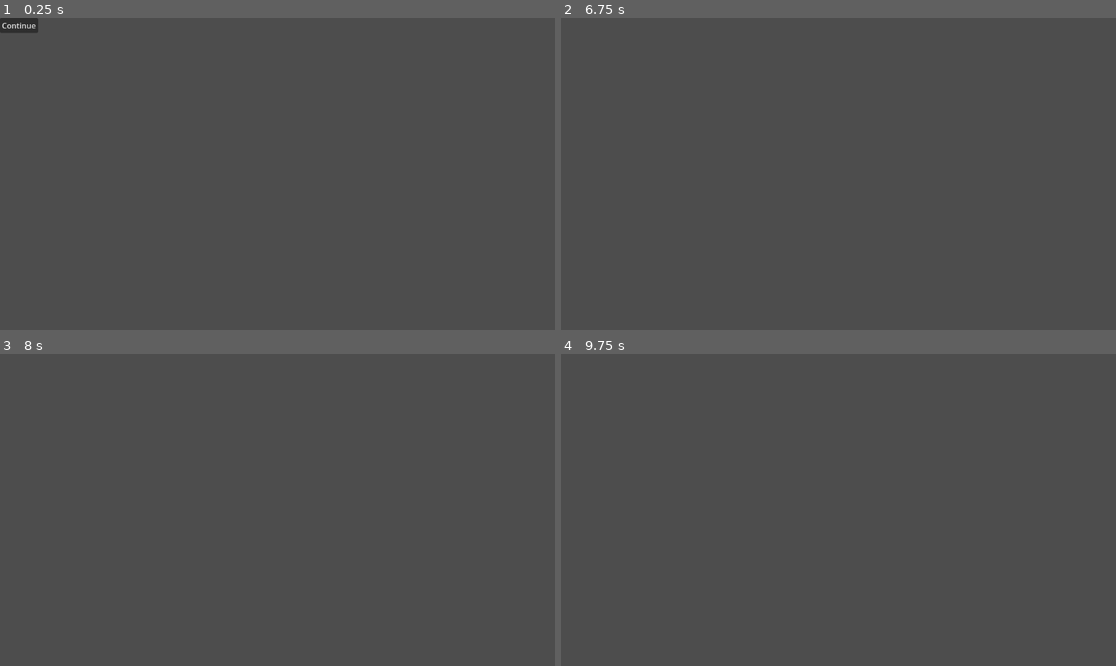
Above: before the commit, frames 1-4 (two rows, left to right).
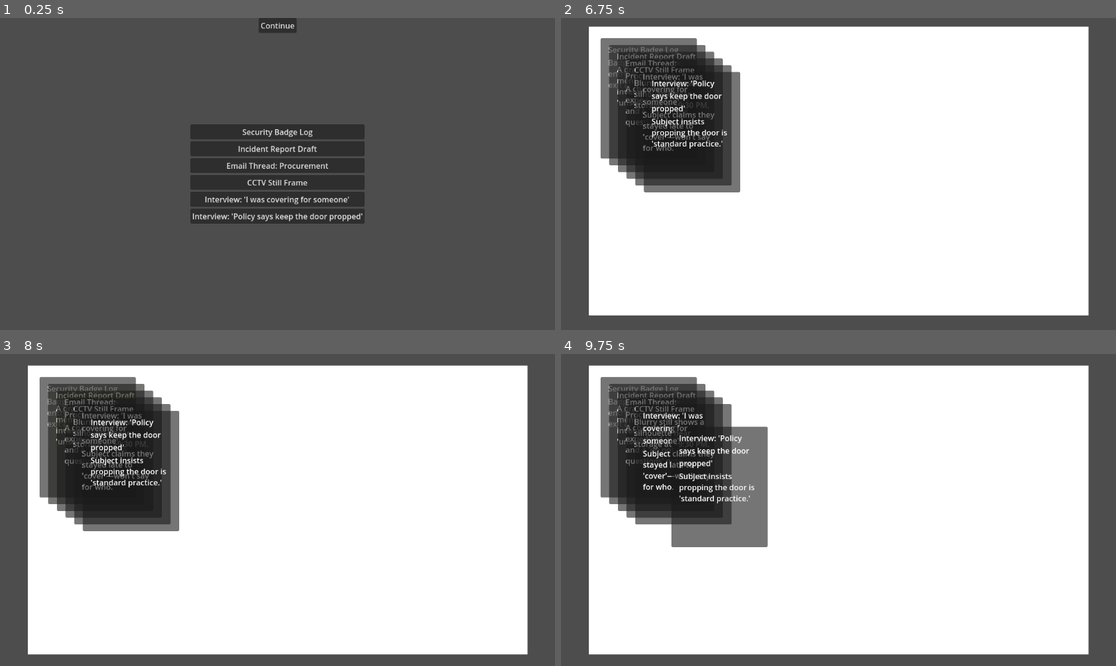
Above: after the commit, the same moments.

Repository: IsaacSShade/Versimilitude
Game: Godot game, scene res://main/main.tscn
Same seed, same stepped clock (60 frames per second), same inputs: the game is played once before the commit and once after it.
Inputs (mouse positions are in pixels of both pictures, inside the frame that each line leads up to):
- Up to frame 1 (0.25 s): no input
- Up to frame 2 (6.75 s): click (838, 130) at 0.5 s, where only the run after the commit has a clickable "Security Badge Log"; click (838, 149) at 1.25 s, where only the run after the commit has a clickable "Incident Report Draft"; click (838, 164) at 2 s, where only the run after the commit has a clickable "Email Thread: Procurement"; click (838, 183) at 2.75 s, where only the run after the commit has a clickable "CCTV Still Frame"; click (838, 198) at 3.5 s, where only the run after the commit has a clickable "Interview: 'I was covering fo…"; click (838, 217) at 4.25 s, where only the run after the commit has a clickable "Interview: 'Policy says keep …"; click "Continue" at 5 s; click (577, 24) at 5.75 s, where only the run before the commit has a clickable "Continue"; tap Enter at 6.5 s; move the mouse to (960, 158) at 6.52 s; hold B (toggle_board, bound only after the commit) from 6.53 s (still down); click (960, 158) at 6.67 s
- Up to frame 3 (8 s): release B (toggle_board, bound only after the commit) at 7.25 s; click (88, 385) at 7.27 s
- Up to frame 4 (9.75 s): click (649, 385) at 8.02 s; click (649, 385) at 8.77 s; tap Space at 9.5 s; drag from (727, 525) to (810, 572) at 9.52 s

The runs differ from the first frame. In frame 1, 9.0% of the frame differs, in the area x 0-66%, y 0-66%; in frame 2, 81%; in frame 3, 81%; in frame 4, 81%, in the area x 5-96%, y 3-97%.

Commit message:
Big push - got the case board working, and an intake screen for clicking evidence to add to the board. Duplicates are allowed, strings can be tied between pages using the pins (pins don't have an image yet)

Diff:
--- a/autoload/app_state.gd
+++ b/autoload/app_state.gd
@@ -1,9 +1,17 @@
 extends Node
-class_name AppState
 
 var pinned_evidence: Array[Dictionary] = []
-var edges: Array[Dictionary] = []
-var _edge_index: Dictionary = {} # key -> truee
+var instance_edges: Array[Dictionary] = []
+var _instance_edge_index: Dictionary = {}
+
+func _ready() -> void:
+	# Optional: you can choose case per "day" here.
+	start_day("case_001")
+
+func start_day(case_id: String) -> void:
+	reset_day()
+	# EvidenceDb is a separate autoload singleton.
+	EvidenceDb.load_case(case_id)
 
 func _edge_key(a_id: String, b_id: String, edge_type: String) -> String:
 	# UNDIRECTED uniqueness: A-B equals B-A
@@ -20,14 +28,26 @@
 		return
 	pinned_evidence.append(e)
 
-func add_edge(a_id: String, b_id: String, edge_type: String) -> bool:
-	var key := _edge_key(a_id, b_id, edge_type)
-	if _edge_index.has(key):
-		return false # already exists
-	_edge_index[key] = true
-	edges.append({"a": a_id, "b": b_id, "type": edge_type})
+func add_instance_edge(a_inst: int, b_inst: int, edge_type: String) -> bool:
+	if a_inst == b_inst:
+		return false
+
+	var lo: int = a_inst if a_inst < b_inst else b_inst
+	var hi: int = b_inst if a_inst < b_inst else a_inst
+	var key := "%d|%d" % [lo, hi] # unique per pair (undirected)
+
+	if _instance_edge_index.has(key):
+		return false
+
+	_instance_edge_index[key] = true
+	instance_edges.append({
+		"a": lo,
+		"b": hi,
+		"type": edge_type
+	})
 	return true
 
 func reset_day() -> void:
 	pinned_evidence.clear()
-	edges.clear()
+	instance_edges.clear()
+	_instance_edge_index.clear()
--- /dev/null
+++ b/autoload/evidence_db.gd
@@ -0,0 +1,47 @@
+# res://autoload/evidence_db.gd
+extends Node
+
+var evidence_by_id: Dictionary = {}
+var current_case_id: String = "case_001"
+
+func load_case(case_id: String) -> void:
+	current_case_id = case_id
+	var path := "res://data/cases/%s/evidence.json" % case_id
+
+	var f := FileAccess.open(path, FileAccess.READ)
+	if f == null:
+		push_error("EvidenceDb.load_case: could not open " + path)
+		return
+
+	var text := f.get_as_text()
+
+	# JSON.parse_string returns Variant (Array/Dictionary/null). Be explicit to avoid Variant inference warnings.
+	var parsed: Variant = JSON.parse_string(text)
+	if parsed == null:
+		push_error("EvidenceDb.load_case: invalid JSON in " + path)
+		return
+
+	if parsed is not Array:
+		push_error("EvidenceDb.load_case: evidence.json must be a JSON array")
+		return
+
+	var parsed_array: Array = parsed
+
+	evidence_by_id.clear()
+
+	for item: Variant in parsed_array:
+		if item is not Dictionary:
+			continue
+		var item_dict: Dictionary = item
+
+		var id := str(item_dict.get("id", ""))
+		if id == "":
+			continue
+
+		evidence_by_id[id] = item_dict
+
+	print("EvidenceDb: loaded ", evidence_by_id.size(), " items from ", path)
+
+func get_evidence(evidence_id: String) -> Dictionary:
+	var v: Variant = evidence_by_id.get(evidence_id)
+	return v if v is Dictionary else {}
--- /dev/null
+++ b/data/cases/case_001/evidence.json
@@ -0,0 +1,38 @@
+[
+  {
+	"id": "ev_001",
+	"title": "Security Badge Log",
+	"body": "Badge swipes show entry at 9:12 PM and exit at 9:47 PM.",
+	"source": "INTAKE"
+  },
+  {
+	"id": "ev_002",
+	"title": "Incident Report Draft",
+	"body": "A draft report mentions 'missing inventory' and an 'unsecured door.'",
+	"source": "INTAKE"
+  },
+  {
+	"id": "ev_003",
+	"title": "Email Thread: Procurement",
+	"body": "A chain about expedited orders and a 'do not ask questions' note.",
+	"source": "INTAKE"
+  },
+  {
+	"id": "ev_004",
+	"title": "CCTV Still Frame",
+	"body": "Blurry still shows a silhouette near storage at ~9:30 PM.",
+	"source": "INTAKE"
+  },
+  {
+	"id": "ev_005",
+	"title": "Interview: 'I was covering for someone'",
+	"body": "Subject claims they stayed late to 'cover'—won't say for who.",
+	"source": "INTERVIEW"
+  },
+  {
+	"id": "ev_006",
+	"title": "Interview: 'Policy says keep the door propped'",
+	"body": "Subject insists propping the door is 'standard practice.'",
+	"source": "INTERVIEW"
+  }
+]
--- a/main/main.tscn
+++ b/main/main.tscn
@@ -1,12 +1,17 @@
-[gd_scene load_steps=3 format=3 uid="uid://bmvtb5fkjcqx6"]
+[gd_scene load_steps=4 format=3 uid="uid://bmvtb5fkjcqx6"]
 
 [ext_resource type="Script" uid="uid://c3dqvu54ow024" path="res://main/screen_manager.gd" id="1_pjrb6"]
-[ext_resource type="PackedScene" uid="uid://dpkqseaeli6o7" path="res://ui/screens/inbox/inbox_screen.tscn" id="2_xwkvk"]
+[ext_resource type="PackedScene" uid="uid://dpkqseaeli6o7" path="res://ui/screens/intake/intake_screen.tscn" id="2_xwkvk"]
+[ext_resource type="PackedScene" uid="uid://bbhrikn5gobjd" path="res://ui/overlays/evidence_board/evidence_board_overlay.tscn" id="3_xwkvk"]
 
 [node name="Main" type="Control"]
 layout_mode = 3
-anchors_preset = 0
-offset_right = 40.0
-offset_bottom = 40.0
+anchors_preset = 15
+anchor_right = 1.0
+anchor_bottom = 1.0
+grow_horizontal = 2
+grow_vertical = 2
 script = ExtResource("1_pjrb6")
 start_screen = ExtResource("2_xwkvk")
+
+[node name="EvidenceBoardOverlay" parent="." instance=ExtResource("3_xwkvk")]
--- a/project.godot
+++ b/project.godot
@@ -14,3 +14,16 @@
 run/main_scene="uid://bmvtb5fkjcqx6"
 config/features=PackedStringArray("4.5", "Forward Plus")
 config/icon="res://icon.svg"
+
+[autoload]
+
+EvidenceDb="*res://autoload/evidence_db.gd"
+AppState="*res://autoload/app_state.gd"
+
+[input]
+
+toggle_board={
+"deadzone": 0.2,
+"events": [Object(InputEventKey,"resource_local_to_scene":false,"resource_name":"","device":0,"window_id":0,"alt_pressed":false,"shift_pressed":false,"ctrl_pressed":false,"meta_pressed":false,"pressed":false,"keycode":0,"physical_keycode":66,"key_label":0,"unicode":0,"location":0,"echo":false,"script":null)
+]
+}
--- /dev/null
+++ b/ui/overlays/evidence_board/edge_line.gd
@@ -0,0 +1,14 @@
+extends Node2D
+
+@onready var line: Line2D = $Line
+
+var a_inst: int = 0
+var b_inst: int = 0
+
+func init_edge(a: int, b: int) -> void:
+	a_inst = a
+	b_inst = b
+
+func set_endpoints_local(a: Vector2, b: Vector2) -> void:
+	# points are in the Line2D's local space (same as EdgeLine local)
+	line.points = PackedVector2Array([a, b])
--- /dev/null
+++ b/ui/overlays/evidence_board/edge_line.tscn
@@ -0,0 +1,11 @@
+[gd_scene load_steps=2 format=3 uid="uid://dwtjib68pnwe4"]
+
+[ext_resource type="Script" uid="uid://bkce78k0u4uuh" path="res://ui/overlays/evidence_board/edge_line.gd" id="1_o2nyi"]
+
+[node name="EdgeLine" type="Node2D"]
+script = ExtResource("1_o2nyi")
+
+[node name="Line" type="Line2D" parent="."]
+default_color = Color(0.72701794, 0, 0.16444063, 1)
+
+[node name="HitArea" type="Area2D" parent="."]
--- /dev/null
+++ b/ui/overlays/evidence_board/evidence_board_overlay.gd
@@ -0,0 +1,229 @@
+extends CanvasLayer
+
+@onready var board_root: Control = $BoardRoot
+@onready var cards_layer: Control = $BoardRoot/BoardBackground/CardsLayer
+@onready var edges_layer: Node2D = $BoardRoot/BoardBackground/EdgesLayer
+
+@export var slide_duration := 0.22
+
+@export var paper_card_scene: PackedScene
+@export var edge_line_scene: PackedScene
+
+var _cards: Array[Control] = []
+
+var _is_open := false
+var _tween: Tween
+
+var _open_y := 0.0
+var _closed_y := 0.0
+
+var _pending_pin_card: Control = null
+var _cards_by_inst: Dictionary = {}    # int -> Control
+var _edges_by_key: Dictionary = {} # "lo|hi" -> EdgeLine node
+
+func _ready() -> void:
+	# So other screens can talk to this later using call_group("evidence_board", ...)
+	add_to_group("evidence_board")
+	call_deferred("_init_positions")
+
+func _init_positions() -> void:
+	# This is the "resting" position based on anchors/margins.
+	_open_y = board_root.position.y
+
+	# Fully hidden above the screen (bottom edge at y=0).
+	_closed_y = -board_root.size.y
+
+	_is_open = false
+	board_root.position.y = _closed_y
+	board_root.mouse_filter = Control.MOUSE_FILTER_IGNORE
+
+func _unhandled_input(event: InputEvent) -> void:
+	if event.is_action_pressed("toggle_board"):
+		toggle()
+		# Mark input as handled so it doesn't leak into underlying UI.
+		get_viewport().set_input_as_handled()
+
+func _snap_to_closed() -> void:
+	# Put it off-screen above the top.
+	_is_open = false
+	board_root.position.y = -board_root.size.y
+
+func _animate_to_y(target_y: float) -> void:
+	if _tween and _tween.is_valid():
+		_tween.kill()
+
+	_tween = create_tween()
+	_tween.set_trans(Tween.TRANS_SINE)
+	_tween.set_ease(Tween.EASE_OUT)
+	_tween.tween_property(board_root, "position:y", target_y, slide_duration)
+
+func _place_new_card(card: Control) -> void:
+	if cards_layer.size.x <= 1.0 or cards_layer.size.y <= 1.0:
+		await get_tree().process_frame
+
+	var margin := 24.0
+	var dx := 18.0
+	var dy := 14.0
+	var tol := 2.0 # pixels; how close counts as "in that stack slot"
+
+	# your exact stacking vibe, but fill the first empty SLOT
+	for n in range(0, 300):
+		var x := margin + float(n) * dx
+		var y := margin + float(n) * dy
+
+		# clamp to board (same spirit as your original)
+		x = clampf(x, margin, maxf(margin, cards_layer.size.x - card.size.x - margin))
+		y = clampf(y, margin, maxf(margin, cards_layer.size.y - card.size.y - margin))
+
+		var pos := Vector2(x, y)
+
+		if not _stack_slot_occupied(pos, tol, card):
+			card.position = pos
+			return
+
+	# fallback
+	card.position = Vector2(margin, margin)
+
+func _stack_slot_occupied(slot_pos: Vector2, tol: float, ignore_card: Control) -> bool:
+	for child in cards_layer.get_children():
+		if child == ignore_card or not (child is Control):
+			continue
+		var c := child as Control
+
+		# Occupied means: a card's top-left is basically at this slot.
+		if c.position.distance_to(slot_pos) <= tol:
+			return true
+
+	return false
+
+func _on_card_pin_clicked(_evidence_id: String, card: Control) -> void:
+	if _pending_pin_card == null:
+		_pending_pin_card = card
+		_set_card_selected(card, true)
+		return
+
+	if _pending_pin_card == card:
+		_set_card_selected(card, false)
+		_pending_pin_card = null
+		return
+
+	# Second card picked → connect attempt (we’ll draw/record edges next step)
+	_set_card_selected(_pending_pin_card, false)
+	var a_id: int = int(_pending_pin_card.get_instance_id())
+	var b_id: int = int(card.get_instance_id())
+	var ok := AppState.add_instance_edge(a_id, b_id, "DEFAULT")
+	print("Edge added? %s (%d -> %d)" % [str(ok), a_id, b_id])
+	if ok:
+		var lo: int = a_id if a_id < b_id else b_id
+		var hi: int = b_id if a_id < b_id else a_id
+		var key: String = "%d|%d" % [lo, hi]
+
+		if not _edges_by_key.has(key):
+			if edge_line_scene == null:
+				push_error("EvidenceBoardOverlay: edge_line_scene not assigned.")
+				return
+
+			var edge := edge_line_scene.instantiate()
+			edges_layer.add_child(edge)
+			_edges_by_key[key] = edge
+
+			edge.call("init_edge", lo, hi)
+	_pending_pin_card = null
+
+func _set_card_selected(card: Control, selected: bool) -> void:
+	if not is_instance_valid(card):
+		return
+	card.modulate = Color(1, 1, 0.85) if selected else Color(1, 1, 1)
+
+func _process(_delta: float) -> void:
+	for key_v in _edges_by_key.keys():
+		var key: String = key_v as String
+		var edge: Node = _edges_by_key.get(key) as Node
+		if edge == null or not is_instance_valid(edge):
+			_edges_by_key.erase(key)
+			continue
+
+		var parts: PackedStringArray = key.split("|")
+		if parts.size() != 2:
+			continue
+
+		var a_id: int = int(parts[0])
+		var b_id: int = int(parts[1])
+
+		var a_card: Control = _cards_by_inst.get(a_id) as Control
+		var b_card: Control = _cards_by_inst.get(b_id) as Control
+		if a_card == null or b_card == null:
+			continue
+
+		var a_pin_global: Vector2 = _get_pin_global(a_card)
+		var b_pin_global: Vector2 = _get_pin_global(b_card)
+
+		var a_local: Vector2 = edges_layer.to_local(a_pin_global)
+		var b_local: Vector2 = edges_layer.to_local(b_pin_global)
+
+		edge.call("set_endpoints_local", a_local, b_local)
+
+func _get_pin_global(card: Control) -> Vector2:
+	var pin := card.get_node_or_null("PinButton") as Control
+	if pin != null:
+		var r: Rect2 = pin.get_global_rect()
+		return r.position + (r.size * 0.5)
+
+	# fallback: top-center of card
+	var cr: Rect2 = card.get_global_rect()
+	return Vector2(cr.position.x + cr.size.x * 0.5, cr.position.y)
+
+func toggle() -> void:
+	if _is_open:
+		close()
+	else:
+		open()
+
+func open() -> void:
+	_is_open = true
+	board_root.mouse_filter = Control.MOUSE_FILTER_STOP
+	_animate_to_y(_open_y)
+
+func close() -> void:
+	_is_open = false
+	_animate_to_y(_closed_y)
+
+	# Let clicks pass through once we're closed (one-shot after tween)
+	if _tween and _tween.is_valid():
+		_tween.finished.connect(func():
+			if not _is_open:
+				board_root.mouse_filter = Control.MOUSE_FILTER_IGNORE
+		, CONNECT_ONE_SHOT)
+	else:
+		board_root.mouse_filter = Control.MOUSE_FILTER_IGNORE
+
+func spawn_paper(evidence_id: String) -> void:
+	var evidence := EvidenceDb.get_evidence(evidence_id)
+	if evidence.is_empty():
+		push_warning("spawn_paper: unknown evidence id: " + evidence_id)
+		return
+
+	# Safety: even if caller forgets, we keep state consistent.
+	AppState.pin_evidence(evidence)
+
+	if paper_card_scene == null:
+		push_error("EvidenceBoardOverlay: paper_card_scene not assigned in Inspector.")
+		return
+
+	var card := paper_card_scene.instantiate()
+	cards_layer.add_child(card)
+
+	var inst_id: int = int(card.get_instance_id())
+	_cards_by_inst[inst_id] = card
+	card.tree_exited.connect(func():
+		_cards_by_inst.erase(inst_id)
+	)
+
+	# Typed call without relying on casting:
+	card.call("set_evidence", evidence)
+	_cards.append(card)
+	if card.has_signal("pin_clicked"):
+		card.connect("pin_clicked", Callable(self, "_on_card_pin_clicked").bind(card))
+
+	# Place it somewhere visible (simple for now; better scatter in Slice 4)
+	call_deferred("_place_new_card", card)
--- /dev/null
+++ b/ui/overlays/evidence_board/evidence_board_overlay.tscn
@@ -0,0 +1,49 @@
+[gd_scene load_steps=5 format=3 uid="uid://bbhrikn5gobjd"]
+
+[ext_resource type="Script" uid="uid://b2nlkaehvoh47" path="res://ui/overlays/evidence_board/evidence_board_overlay.gd" id="1_vqy6b"]
+[ext_resource type="PackedScene" uid="uid://yst4wavdlshi" path="res://ui/overlays/evidence_board/paper_card.tscn" id="2_e8ddg"]
+[ext_resource type="PackedScene" uid="uid://dwtjib68pnwe4" path="res://ui/overlays/evidence_board/edge_line.tscn" id="3_ahysw"]
+
+[sub_resource type="CanvasTexture" id="CanvasTexture_qxogj"]
+specular_color = Color(0.8972488, 0.7030767, 0.524571, 1)
+
+[node name="EvidenceBoardOverlay" type="CanvasLayer"]
+layer = 10
+script = ExtResource("1_vqy6b")
+paper_card_scene = ExtResource("2_e8ddg")
+edge_line_scene = ExtResource("3_ahysw")
+
+[node name="BoardRoot" type="Control" parent="."]
+custom_minimum_size = Vector2(500, 600)
+layout_mode = 3
+anchor_left = 0.05
+anchor_top = 0.05
+anchor_right = 0.95
+anchor_bottom = 0.95
+grow_horizontal = 2
+grow_vertical = 2
+
+[node name="BoardBackground" type="NinePatchRect" parent="BoardRoot"]
+layout_mode = 1
+anchors_preset = 15
+anchor_right = 1.0
+anchor_bottom = 1.0
+grow_horizontal = 2
+grow_vertical = 2
+texture = SubResource("CanvasTexture_qxogj")
+
+[node name="EdgesLayer" type="Node2D" parent="BoardRoot/BoardBackground"]
+
+[node name="CardsLayer" type="Control" parent="BoardRoot/BoardBackground"]
+layout_mode = 1
+anchors_preset = 15
+anchor_right = 1.0
+anchor_bottom = 1.0
+grow_horizontal = 2
+grow_vertical = 2
+
+[node name="TopBar" type="HBoxContainer" parent="BoardRoot/BoardBackground"]
+layout_mode = 1
+anchors_preset = 10
+anchor_right = 1.0
+grow_horizontal = 2
--- /dev/null
+++ b/ui/overlays/evidence_board/paper_card.gd
@@ -0,0 +1,87 @@
+extends Panel
+
+# TODO: Add art or assets to create a cursor that looks like a grabby hand
+signal pin_clicked(evidence_id: String)
+
+@onready var pin_button: BaseButton = get_node_or_null("PinButton")
+@onready var title_label: Label = get_node_or_null("Padding/Content/Title")
+@onready var body_label: RichTextLabel = get_node_or_null("Padding/Content/Body")
+
+var _evidence: Dictionary = {}
+
+var _dragging := false
+var _drag_offset := Vector2.ZERO
+var evidence_id: String = ""
+
+func _ready() -> void:
+	mouse_filter = Control.MOUSE_FILTER_STOP
+	mouse_default_cursor_shape = Control.CURSOR_DRAG
+	_set_drag_mouse_passthrough()
+	_apply_evidence()
+	if pin_button:
+		pin_button.pressed.connect(func():
+			pin_clicked.emit(evidence_id)
+		)
+
+func _set_drag_mouse_passthrough() -> void:
+	# Make all descendants "click-through" so the Panel gets the drag input.
+	# (If you later add a PinButton, exclude it here.)
+	for c in find_children("*", "Control", true, false):
+		if c == self:
+			continue
+		if c.name == "PinButton":
+			continue
+		(c as Control).mouse_filter = Control.MOUSE_FILTER_IGNORE
+
+func set_evidence(e: Dictionary) -> void:
+	_evidence = e
+	if is_inside_tree():
+		_apply_evidence()
+
+func _gui_input(event: InputEvent) -> void:
+	if event is InputEventMouseButton and event.button_index == MOUSE_BUTTON_LEFT:
+		if event.pressed:
+			_dragging = true
+			mouse_default_cursor_shape = Control.CURSOR_DRAG
+			move_to_front()
+			_drag_offset = get_global_mouse_position() - global_position
+			accept_event()
+		else:
+			_dragging = false
+			mouse_default_cursor_shape = Control.CURSOR_DRAG # Once I get a proper .png, adjust this
+			accept_event()
+	elif event is InputEventMouseMotion and _dragging:
+		var parent := get_parent() as Control
+		if parent == null:
+			return
+
+		var new_global: Vector2 = get_global_mouse_position() - _drag_offset
+
+		var s: Vector2 = size
+		if s == Vector2.ZERO:
+			s = get_combined_minimum_size()
+
+		var pr: Rect2 = parent.get_global_rect()
+		var min_x: float = pr.position.x
+		var min_y: float = pr.position.y
+		var max_x: float = pr.position.x + pr.size.x - s.x
+		var max_y: float = pr.position.y + pr.size.y - s.y
+
+		new_global.x = clampf(new_global.x, min_x, max_x)
+		new_global.y = clampf(new_global.y, min_y, max_y)
+
+		global_position = new_global
+		accept_event()
+
+func _apply_evidence() -> void:
+	if _evidence.is_empty():
+		return
+	if title_label == null:
+		push_error("PaperCard: Missing Padding/Content/Title")
+		return
+
+	var evidence_id := str(_evidence.get("id", ""))
+	title_label.text = str(_evidence.get("title", evidence_id))
+
+	if body_label != null:
+		body_label.text = str(_evidence.get("body", ""))
--- /dev/null
+++ b/ui/overlays/evidence_board/paper_card.tscn
@@ -0,0 +1,41 @@
+[gd_scene load_steps=2 format=3 uid="uid://yst4wavdlshi"]
+
+[ext_resource type="Script" uid="uid://nje2r1lbrj62" path="res://ui/overlays/evidence_board/paper_card.gd" id="1_jnqwb"]
+
+[node name="PaperCard" type="Panel"]
+offset_right = 200.0
+offset_bottom = 250.0
+script = ExtResource("1_jnqwb")
+
+[node name="PinButton" type="TextureButton" parent="."]
+layout_mode = 1
+anchors_preset = 5
+anchor_left = 0.5
+anchor_right = 0.5
+offset_left = -20.0
+offset_right = 20.0
+offset_bottom = 40.0
+grow_horizontal = 2
+
+[node name="Padding" type="MarginContainer" parent="."]
+layout_mode = 1
+anchors_preset = 15
+anchor_right = 1.0
+anchor_bottom = 1.0
+grow_horizontal = 2
+grow_vertical = 2
+theme_override_constants/margin_left = 16
+theme_override_constants/margin_top = 12
+theme_override_constants/margin_right = 16
+theme_override_constants/margin_bottom = 12
+
+[node name="Content" type="VBoxContainer" parent="Padding"]
+layout_mode = 2
+
+[node name="Title" type="Label" parent="Padding/Content"]
+layout_mode = 2
+autowrap_mode = 3
+
+[node name="Body" type="RichTextLabel" parent="Padding/Content"]
+custom_minimum_size = Vector2(0, 120)
+layout_mode = 2
--- a/ui/screens/board/board_screen.gd
+++ /dev/null
@@ -1,7 +0,0 @@
-extends Control
-signal navigate(next: PackedScene)
-
-@export var next_screen: PackedScene
-
-func _on_continue_pressed() -> void:
-	navigate.emit(next_screen)
--- a/ui/screens/board/board_screen.tscn
+++ /dev/null
@@ -1,20 +0,0 @@
-[gd_scene load_steps=3 format=3 uid="uid://du31i0r40ptf6"]
-
-[ext_resource type="Script" uid="uid://dxei7e8kwmorw" path="res://ui/screens/board/board_screen.gd" id="1_kes7c"]
-[ext_resource type="PackedScene" uid="uid://cl755sl3cs1sd" path="res://ui/screens/outcome/outcome_screen.tscn" id="2_chqp5"]
-
-[node name="BoardScreen" type="Control"]
-layout_mode = 3
-anchors_preset = 0
-offset_right = 40.0
-offset_bottom = 40.0
-script = ExtResource("1_kes7c")
-next_screen = ExtResource("2_chqp5")
-
-[node name="ContinueButton" type="Button" parent="."]
-layout_mode = 0
-offset_right = 8.0
-offset_bottom = 8.0
-text = "Continue"
-
-[connection signal="pressed" from="ContinueButton" to="." method="_on_continue_pressed"]
--- a/ui/screens/inbox/inbox_screen.gd
+++ /dev/null
@@ -1,7 +0,0 @@
-extends Control
-signal navigate(next: PackedScene)
-
-@export var next_screen: PackedScene
-
-func _on_continue_pressed() -> void:
-	navigate.emit(next_screen)
--- a/ui/screens/inbox/inbox_screen.tscn
+++ /dev/null
@@ -1,20 +0,0 @@
-[gd_scene load_steps=3 format=3 uid="uid://dpkqseaeli6o7"]
-
-[ext_resource type="Script" uid="uid://u4xwd17j87d1" path="res://ui/screens/inbox/inbox_screen.gd" id="1_bwdvj"]
-[ext_resource type="PackedScene" uid="uid://du31i0r40ptf6" path="res://ui/screens/board/board_screen.tscn" id="2_k18ic"]
-
-[node name="InboxScreen" type="Control"]
-layout_mode = 3
-anchors_preset = 0
-offset_right = 40.0
-offset_bottom = 40.0
-script = ExtResource("1_bwdvj")
-next_screen = ExtResource("2_k18ic")
-
-[node name="ContinueButton" type="Button" parent="."]
-layout_mode = 0
-offset_right = 8.0
-offset_bottom = 8.0
-text = "Continue"
-
-[connection signal="pressed" from="ContinueButton" to="." method="_on_continue_pressed"]
--- /dev/null
+++ b/ui/screens/intake/intake_screen.gd
@@ -0,0 +1,32 @@
+extends Control
+signal navigate(next: PackedScene)
+
+@export var next_screen: PackedScene
+@onready var evidence_list: VBoxContainer = $CenterContainer/EvidenceList
+
+func _on_continue_pressed() -> void:
+	navigate.emit(next_screen)
+
+func _ready() -> void:
+	for child in evidence_list.get_children():
+		if child is not Button:
+			continue
+
+		var btn: Button = child
+		var id := btn.name
+
+		# Make button text match evidence title (nice polish, zero effort)
+		var ev := EvidenceDb.get_evidence(id)
+		if not ev.is_empty():
+			btn.text = str(ev.get("title", id))
+
+		btn.pressed.connect(func(): _on_evidence_clicked(id))
+
+func _on_evidence_clicked(evidence_id: String) -> void:
+	var ev := EvidenceDb.get_evidence(evidence_id)
+	if ev.is_empty():
+		push_warning("Intake: unknown evidence id: " + evidence_id)
+		return
+
+	AppState.pin_evidence(ev)
+	get_tree().call_group("evidence_board", "spawn_paper", evidence_id)
--- /dev/null
+++ b/ui/screens/intake/intake_screen.tscn
@@ -0,0 +1,58 @@
+[gd_scene load_steps=3 format=3 uid="uid://dpkqseaeli6o7"]
+
+[ext_resource type="Script" uid="uid://u4xwd17j87d1" path="res://ui/screens/intake/intake_screen.gd" id="1_bwdvj"]
+[ext_resource type="PackedScene" uid="uid://cl755sl3cs1sd" path="res://ui/screens/outcome/outcome_screen.tscn" id="2_xtly8"]
+
+[node name="InboxScreen" type="Control"]
+layout_mode = 3
+anchors_preset = 15
+anchor_right = 1.0
+anchor_bottom = 1.0
+grow_horizontal = 2
+grow_vertical = 2
+script = ExtResource("1_bwdvj")
+next_screen = ExtResource("2_xtly8")
+
+[node name="ContinueButton" type="Button" parent="."]
+layout_mode = 1
+anchors_preset = 5
+anchor_left = 0.5
+anchor_right = 0.5
+offset_left = -39.5
+offset_right = 39.5
+offset_bottom = 31.0
+grow_horizontal = 2
+text = "Continue"
+
+[node name="CenterContainer" type="CenterContainer" parent="."]
+layout_mode = 1
+anchors_preset = 15
+anchor_right = 1.0
+anchor_bottom = 1.0
+grow_horizontal = 2
+grow_vertical = 2
+mouse_filter = 2
+
+[node name="EvidenceList" type="VBoxContainer" parent="CenterContainer"]
+layout_mode = 2
+alignment = 1
+
+[node name="ev_001" type="Button" parent="CenterContainer/EvidenceList"]
+layout_mode = 2
+
+[node name="ev_002" type="Button" parent="CenterContainer/EvidenceList"]
+layout_mode = 2
+
+[node name="ev_003" type="Button" parent="CenterContainer/EvidenceList"]
+layout_mode = 2
+
+[node name="ev_004" type="Button" parent="CenterContainer/EvidenceList"]
+layout_mode = 2
+
+[node name="ev_005" type="Button" parent="CenterContainer/EvidenceList"]
+layout_mode = 2
+
+[node name="ev_006" type="Button" parent="CenterContainer/EvidenceList"]
+layout_mode = 2
+
+[connection signal="pressed" from="ContinueButton" to="." method="_on_continue_pressed"]
--- a/ui/screens/outcome/outcome_screen.tscn
+++ b/ui/screens/outcome/outcome_screen.tscn
@@ -4,7 +4,9 @@
 
 [node name="OutcomeScreen" type="Control"]
 layout_mode = 3
-anchors_preset = 0
-offset_right = 40.0
-offset_bottom = 40.0
+anchors_preset = 15
+anchor_right = 1.0
+anchor_bottom = 1.0
+grow_horizontal = 2
+grow_vertical = 2
 script = ExtResource("1_bqqs2")
Not shown, added: autoload/evidence_db.gd.uid
Not shown, added: ui/overlays/evidence_board/edge_line.gd.uid
Not shown, added: ui/overlays/evidence_board/evidence_board_overlay.gd.uid
Not shown, added: ui/overlays/evidence_board/paper_card.gd.uid
Not shown, removed: ui/screens/board/board_screen.gd.uid
Renamed: ui/screens/inbox/inbox_screen.gd.uid -> ui/screens/intake/intake_screen.gd.uid
Not shown, added: docs/TODO_FOR_MVP.md
Not shown, added: ui/overlays/evidence_board/evidence_board_overlay.tscn11342672947.tmp
Not shown, added: ui/overlays/evidence_board/paper_card.tscn9957198811.tmp
